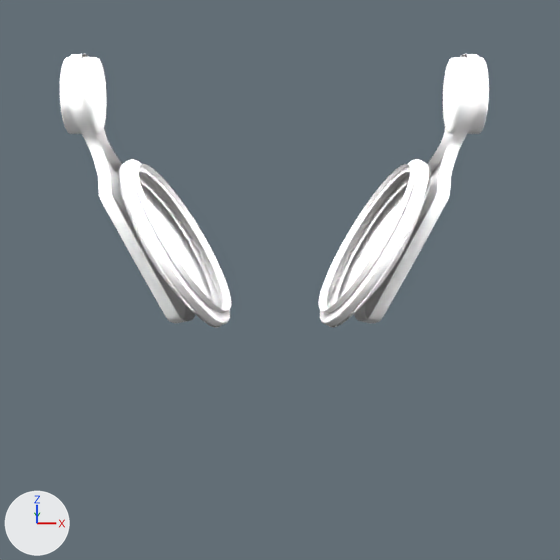
Before and after pictures for a commit that changed the Blender file sketch/headphones2.blend.
Rendered twice from the file's camera 'Camera'. The axes (+X, +Y, +Z) are drawn at lower left. The lights are the same throughout.

The older version as bpy lines, for what is in view:
```python
ob_circle_001 = bpy.data.objects.new('Circle.001', me_circle_001)
ob_circle_001.location = (-0.505, 0.604, 0.768)
ob_circle_001.rotation_euler = (0.463, 0.0, 4.712)  # degrees (27, 0, 270)
ob_circle_001.scale = (0.347, 0.347, 0.347)
ob_circle_002 = bpy.data.objects.new('Circle.002', me_circle_002)
ob_circle_002.location = (-0.391, 0.604, 0.768)
ob_circle_002.rotation_euler = (2.149, -0.337, 4.5)  # degrees (123, -19, 258)
ob_circle_002.scale = (0.387, 0.387, 0.387)
ob_circle_003 = bpy.data.objects.new('Circle.003', me_circle_004)
ob_circle_003.location = (-0.729, 0.601, 1.324)
ob_circle_003.rotation_euler = (0.0, 1.571, 0.0)  # degrees (0, 90, 0)
ob_circle_003.scale = (0.136, 0.136, 0.136)
ob_mirror = bpy.data.objects.new('mirror', None)
ob_mirror.location = (0.00192, 0.583, 0.772)
ob_mirror.rotation_euler = (0.0, 0.0, -1.571)  # degrees (0, 0, -90)
ob_mirror.scale = (0.191, 0.191, 0.191)
```
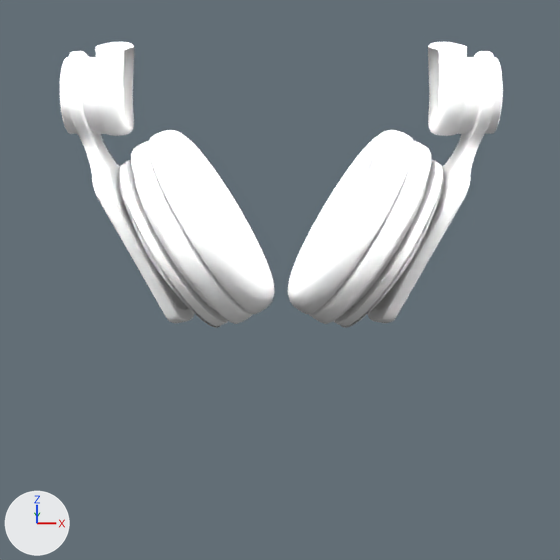
Commit message: / ‘sketch/headphones2.blend’

ob_mirror is not drawn itself; it is used by a modifier of ob_circle_003, ob_circle_002, ob_circle_001.

Where the change shows, as pixel boxes [x1, y1, x2, y2] in the pictures (560 x 560 px; the box of a moved part takes in the faces that stretch with it):
'Circle.004', added: after [131, 130, 431, 324]
'Circle.002', reshaped: before [118, 159, 431, 328]; after [118, 159, 444, 328]
'Circle.001', reshaped: before [67, 54, 482, 323]; after [67, 51, 496, 323]
'Circle.005', added: after [95, 42, 467, 136]
'Circle.003', reshaped: before [60, 57, 489, 134]; after [60, 57, 503, 134]
part 1 of me_circle_004, moved or reshaped: before [79, 57, 468, 134]; after [82, 57, 481, 134]
part 2 of me_circle_002, built on: before [135, 164, 414, 313]; after [135, 179, 427, 306]
part 3 of me_circle_001, built on: before [69, 54, 480, 323]; after [68, 51, 495, 323]

The change, as a diff of the scene's bpy script:
```diff
--- a/sketch/headphones2.blend.py
+++ b/sketch/headphones2.blend.py
@@ me_circle_004 @@
 me_circle_004.from_pydata(...)  # 144 vertices, 130 faces; spans x -1.0..1.0, y -1.0..1.0, z -0.01..0.88
 # used by ob_circle_003; location = (-0.729, 0.601, 1.324); rotation_euler = (0.0, 1.571, 0.0), in degrees (0, 90, 0); scale = (0.136, 0.136, 0.136)
+# me_circle_004 part 1: all 32 vertices in x -1.0..1.0, y -1.0..1.0, z 0.77..0.88 are moved by (0.0, 0.0, 0.47)
@@ me_circle_002 @@
 # used by ob_circle_002; location = (-0.391, 0.604, 0.768); rotation_euler = (2.149, -0.337, 4.5), in degrees (123, -19, 258); scale = (0.387, 0.387, 0.387)
-me_circle_002.from_pydata(...)  # 113 vertices, 104 faces; spans x -1.0..1.0, y -1.0..1.0, z -0.2..0.15
+me_circle_002.from_pydata(...)  # 121 vertices, 113 faces; spans x -1.0..1.0, y -1.0..1.0, z -0.2..0.15
+# me_circle_002 part 2
+# 8 faces are deleted
+# 8 vertices are added at x -0.9..0.9, y -0.9..0.9, z -0.19
+# 17 new faces join them
@@ me_circle_001 @@
 # used by ob_circle_001; location = (-0.505, 0.604, 0.768); rotation_euler = (0.463, 0.0, 4.712), in degrees (27, 0, 270); scale = (0.347, 0.347, 0.347)
-me_circle_001.from_pydata(...)  # 68 vertices, 51 faces; spans x 0.0..0.64, y -0.03..0.49, z -0.95..2.09
+me_circle_001.from_pydata(...)  # 98 vertices, 79 faces; spans x 0.0..0.64, y -0.03..0.49, z -0.95..2.12
+# me_circle_001 part 3
+# 3 vertices are removed from x 0.0..0.38, y 0.2..0.48, z 0.83..2.04
+# 14 faces are deleted
+# 10 vertices in x 0.0..0.6, y 0.06..0.13, z 0.71..1.28 move by (0.0, -0.04, 0.02)
+# 14 vertices move from x 0.0..0.63, y 0.06..0.38, z 0.7..2.09 to x 0.0..0.63, y -0.01..0.4, z 0.71..2.12
+# 27 vertices are added at x 0.0..0.64, y 0.15..0.49, z -0.89..2.08
+# 6 new vertices lie (0.0, 0.1, -0.03) away from vertices in x 0.0..0.64, y 0.07..0.09, z -0.92..0.89
+# 42 new faces join them
@@ ob_mirror @@
 ob_mirror = bpy.data.objects.new('mirror', None)
-ob_mirror.location = (0.00192, 0.583, 0.772)
+ob_mirror.location = (0.0256, 0.583, 0.772)
 ob_mirror.rotation_euler = (0.0, 0.0, -1.571)  # degrees (0, 0, -90)
@@ ob_circle_004 @@
+ob_circle_004 = bpy.data.objects.new('Circle.004', me_circle_005)  # 96 vertices, 90 faces; spans x -0.98..0.98, y -0.98..0.98, z -0.62..-0.19; modifiers SUBSURF, MIRROR
+ob_circle_004.location = (-0.391, 0.604, 0.768)
+ob_circle_004.rotation_euler = (2.149, -0.337, 4.5)  # degrees (123, -19, 258)
+ob_circle_004.scale = (0.427, 0.427, 0.427)
@@ ob_circle_005 @@
+ob_circle_005 = bpy.data.objects.new('Circle.005', me_circle_006)  # 90 vertices, 73 faces; spans x -1.26..1.0, y -1.0..1.0, z 0.77..1.42; modifiers SUBSURF, MIRROR
+ob_circle_005.location = (-0.71, 0.601, 1.324)
+ob_circle_005.rotation_euler = (0.0, 1.571, 0.0)  # degrees (0, 90, 0)
+ob_circle_005.scale = (0.144, 0.144, 0.144)
```
